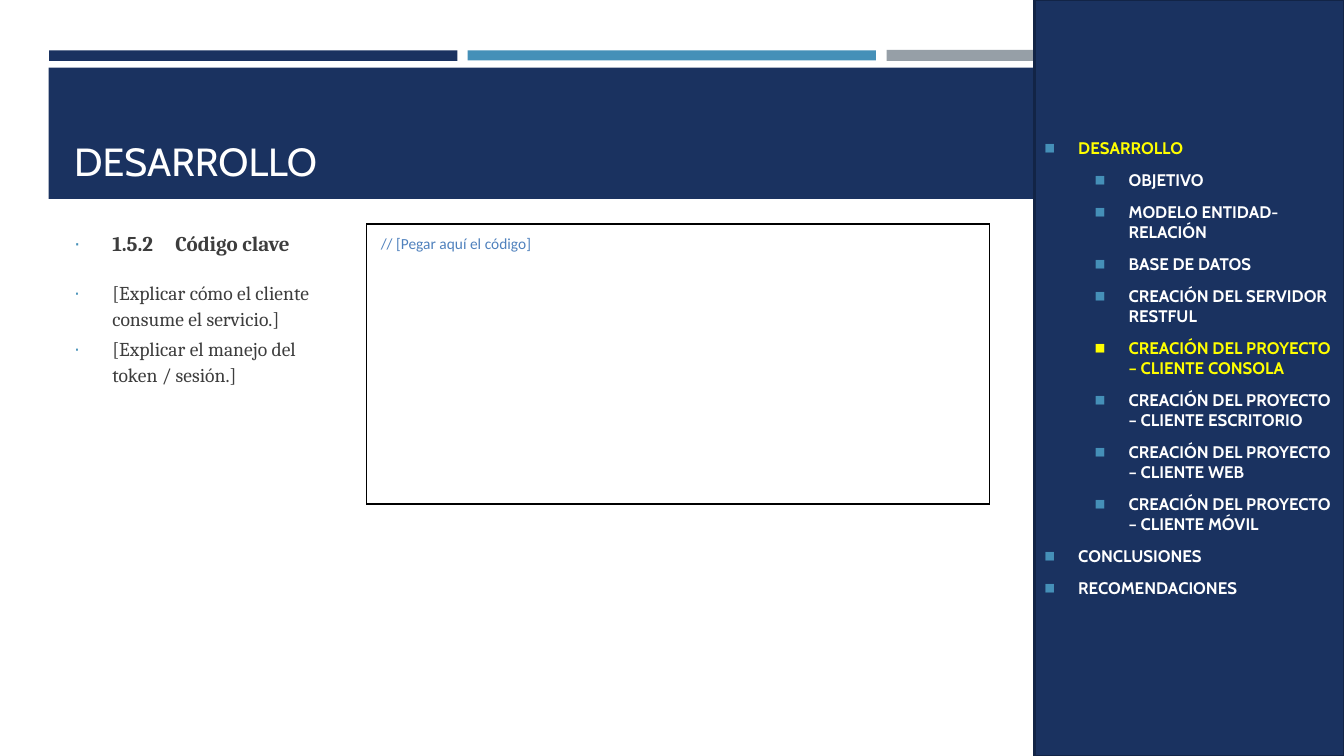
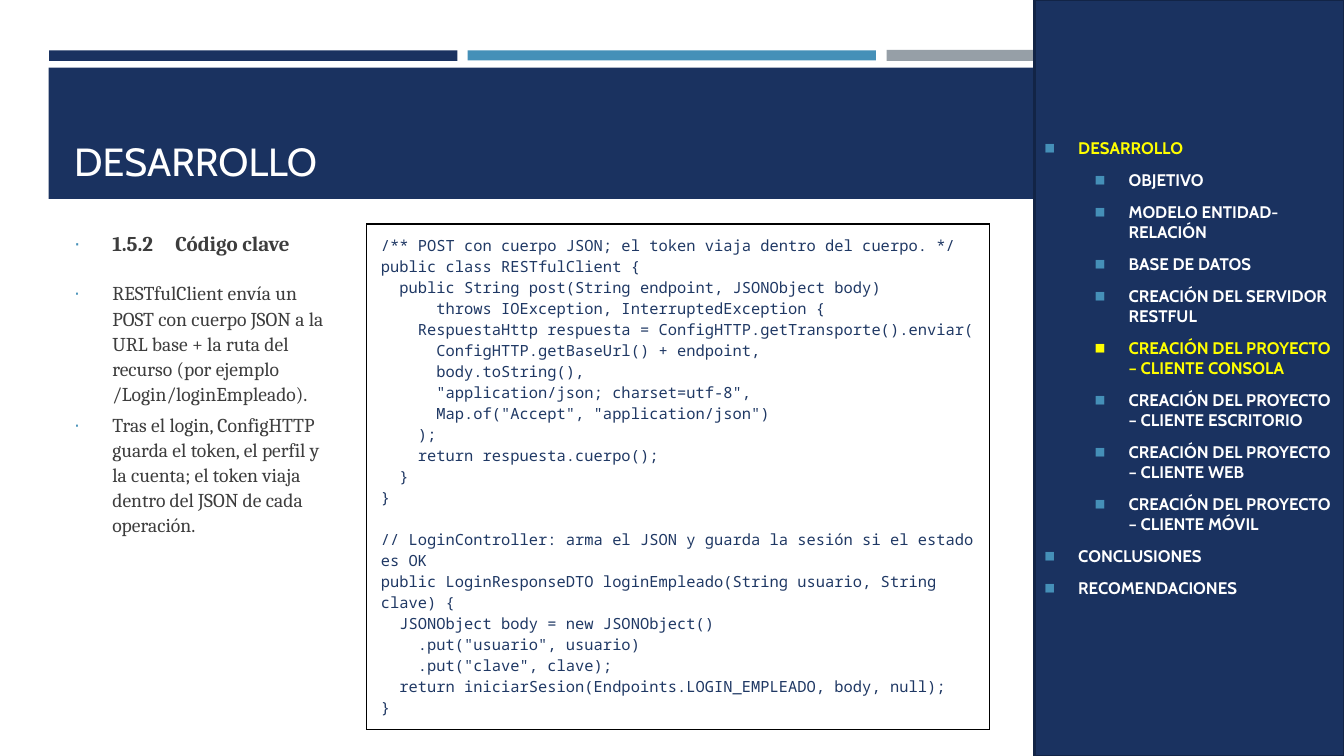
Before and after one commit to IMarcusDev/TI.1.3.-PAO202651_RESTFUL_JAVA_CONBDD_NRC36883_GR04, a slide deck: slide 14 of 05. DOCUMENTACION/PRESENTACION TI.1.3. RESTFUL con BDD en JAVA GR4.pptx. Drawn at 1344x756 pixels with LibreOffice and Linux fonts; fonts in the diff are those of the drawing. Boxes give left, top, right and bottom in pixels: in the first picture for what was removed or moved away, otherwise in the second. Text is boxed around its words. In the diff, an @@ line names an element or a change of style, - is before the commit and + after.

```diff
--- a/05. DOCUMENTACION/PRESENTACION TI.1.3. RESTFUL con BDD en JAVA GR4.pptx
+++ b/05. DOCUMENTACION/PRESENTACION TI.1.3. RESTFUL con BDD en JAVA GR4.pptx
@@ table at box(367, 224, 990, 700) @@
@@ row 1, column 1: "// [Pegar aquí el código]" to "/** POST con cuerpo JSON; el token viaja dentro del cuerpo. */ / public class RESTfulClient { / public String post(String endpoint, JSONObject body) / throws IOException, InterruptedException { / RespuestaHttp respuesta = ConfigHTTP.getTransporte().enviar( / ConfigHTTP.getBaseUrl() + endpoint, / body.toString(), / "application/json; charset=utf-8", / Map.of("Accept", "application/json") / ); / return respuesta.cuerpo(); / } / } / // LoginController: arma el JSON y guarda la sesión si el estado es OK / public LoginResponseDTO loginEmpleado(String usuario, String clave) { / JSONObject body = new JSONObject() / .put("usuario", usuario) / .put("clave", clave); / return iniciarSesion(Endpoints.LOGIN_EMPLEADO, body, null); / }" @@
@@ text at box(112, 286, 324, 536): text changed @@
-∙ [Explicar cómo el cliente consume el servicio.]
-∙ [Explicar el manejo del token / sesión.]
+∙ RESTfulClient envía un POST con cuerpo JSON a la URL base + la ruta del recurso (por ejemplo /Login/loginEmpleado).
+∙ Tras el login, ConfigHTTP guarda el token, el perfil y la cuenta; el token viaja dentro del JSON de cada operación.
```
Also in this commit, not shown: 19 other slides changed, 4 slides added.
